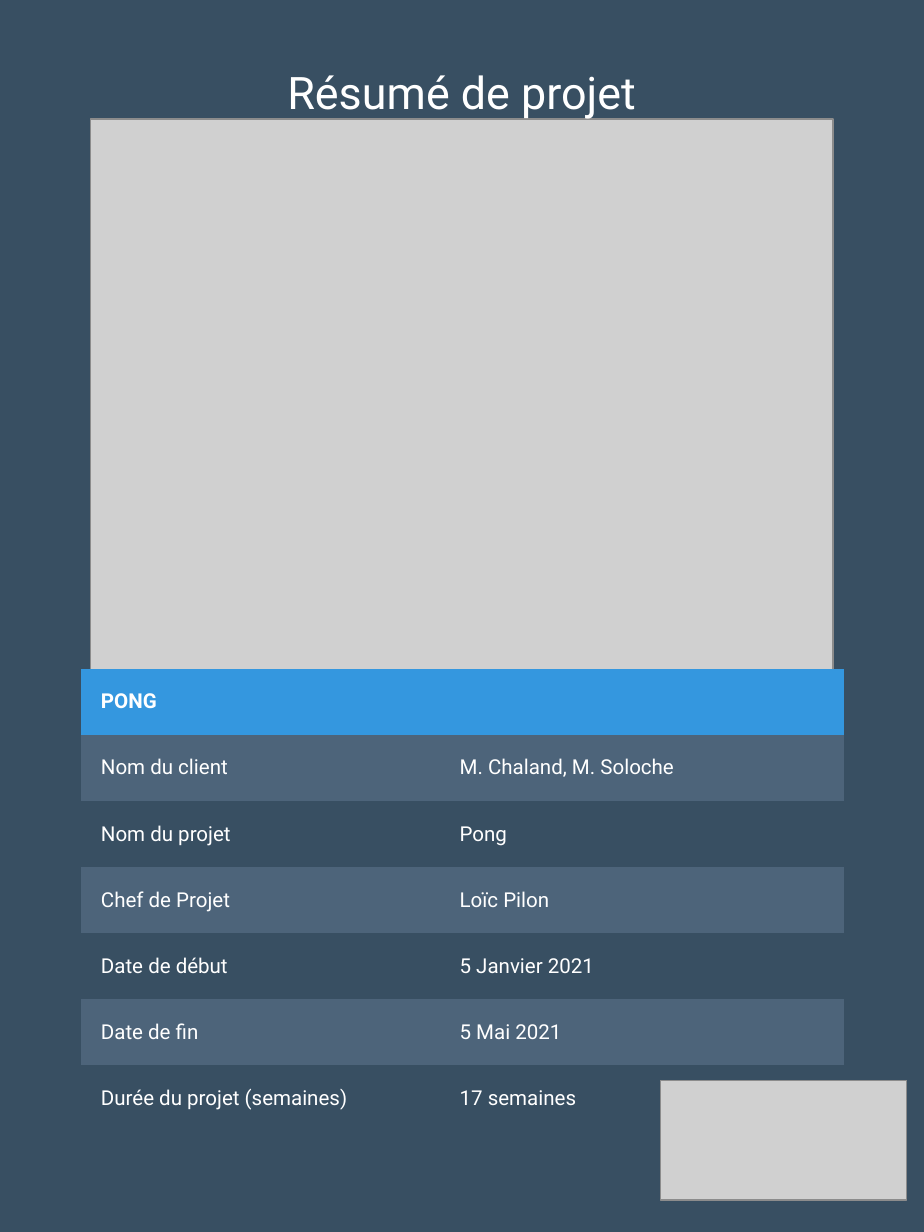
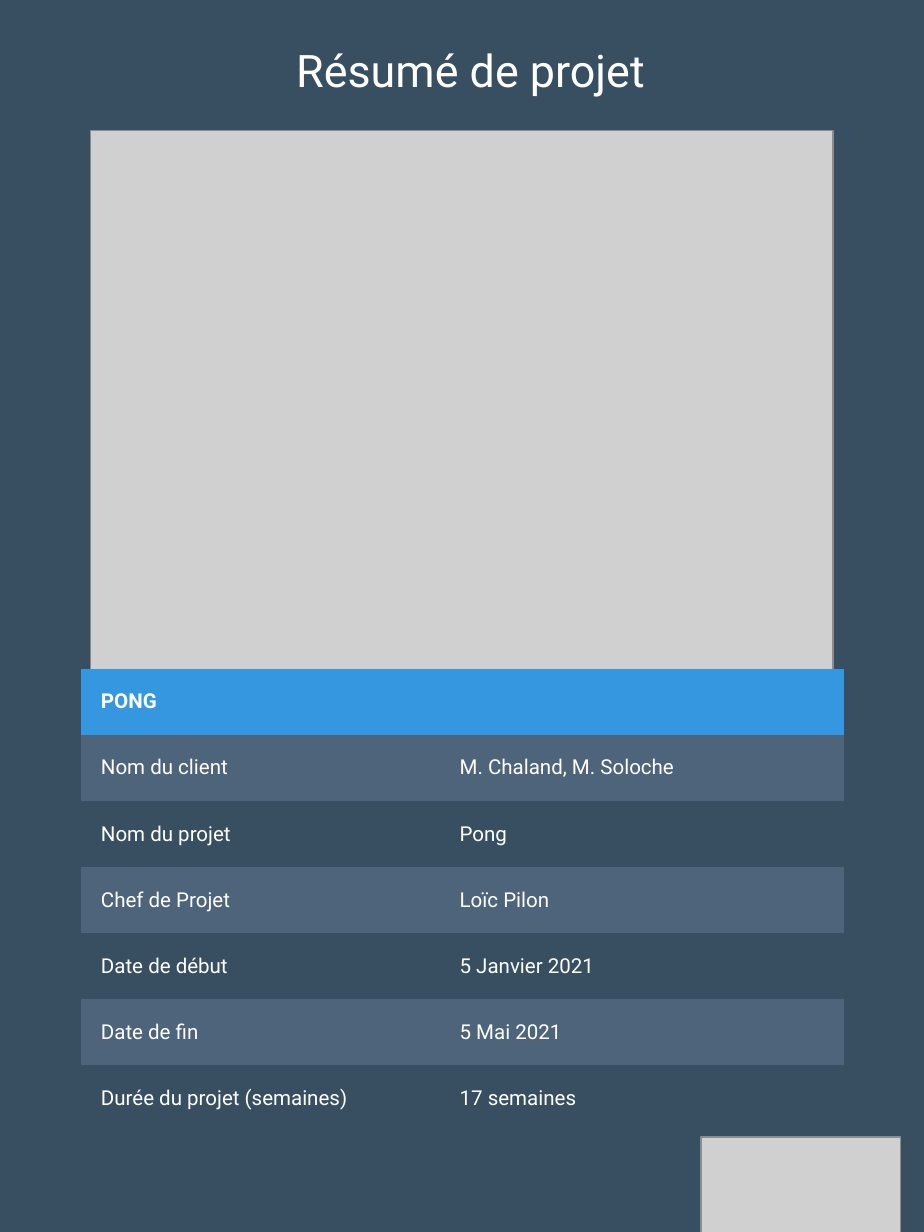
Before and after one commit to Loicpln/Projet_Algo_N2, a slide deck: slide 3 of Elements de presentation/Soutenance finale.pptx. Drawn at 924x1232 pixels with LibreOffice and Linux fonts; fonts in the diff are those of the drawing; grey boxes stand for pictures. Boxes give left, top, right and bottom in pixels: in the first picture for what was removed or moved away, otherwise in the second. Text is boxed around its words. In the diff, an @@ line names an element or a change of style, - is before the commit and + after.

```diff
--- a/Elements de presentation/Soutenance finale.pptx
+++ b/Elements de presentation/Soutenance finale.pptx
@@ text "Résumé de projet": place and size @@
-text "Résumé de projet" at [287,75,636,121]
+text "Résumé de projet" at [296,53,645,97]
@@ picture: place and size @@
-picture at [91,120,834,679]
+picture at [91,131,834,690]
@@ picture: place and size @@
-picture at [660,1080,907,1200]
+picture at [701,1137,901,1232]
```
Also in this commit, not shown: 5 other slides changed, 10 slides added, 2 slides removed, 8 other files.
